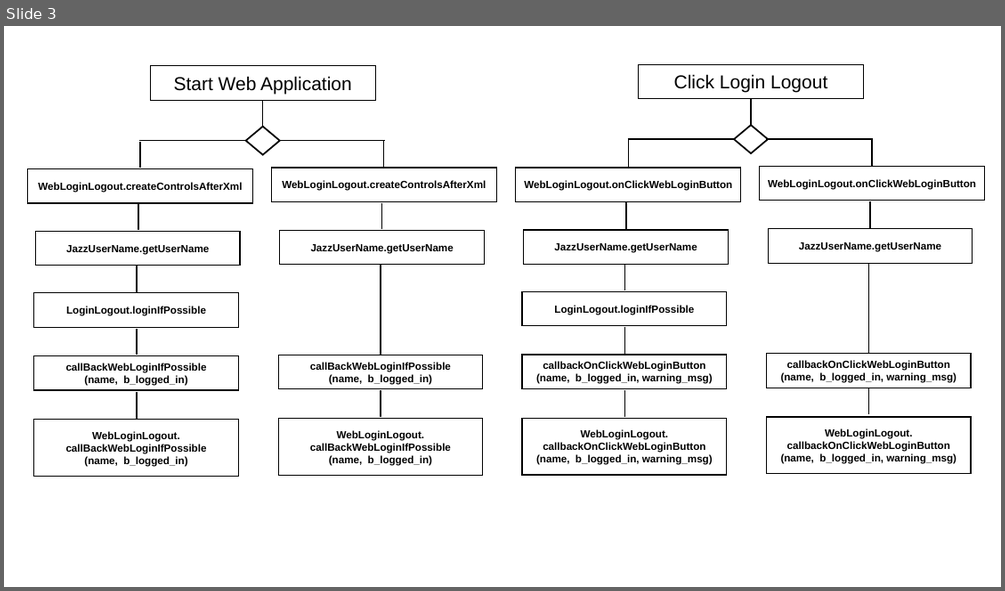
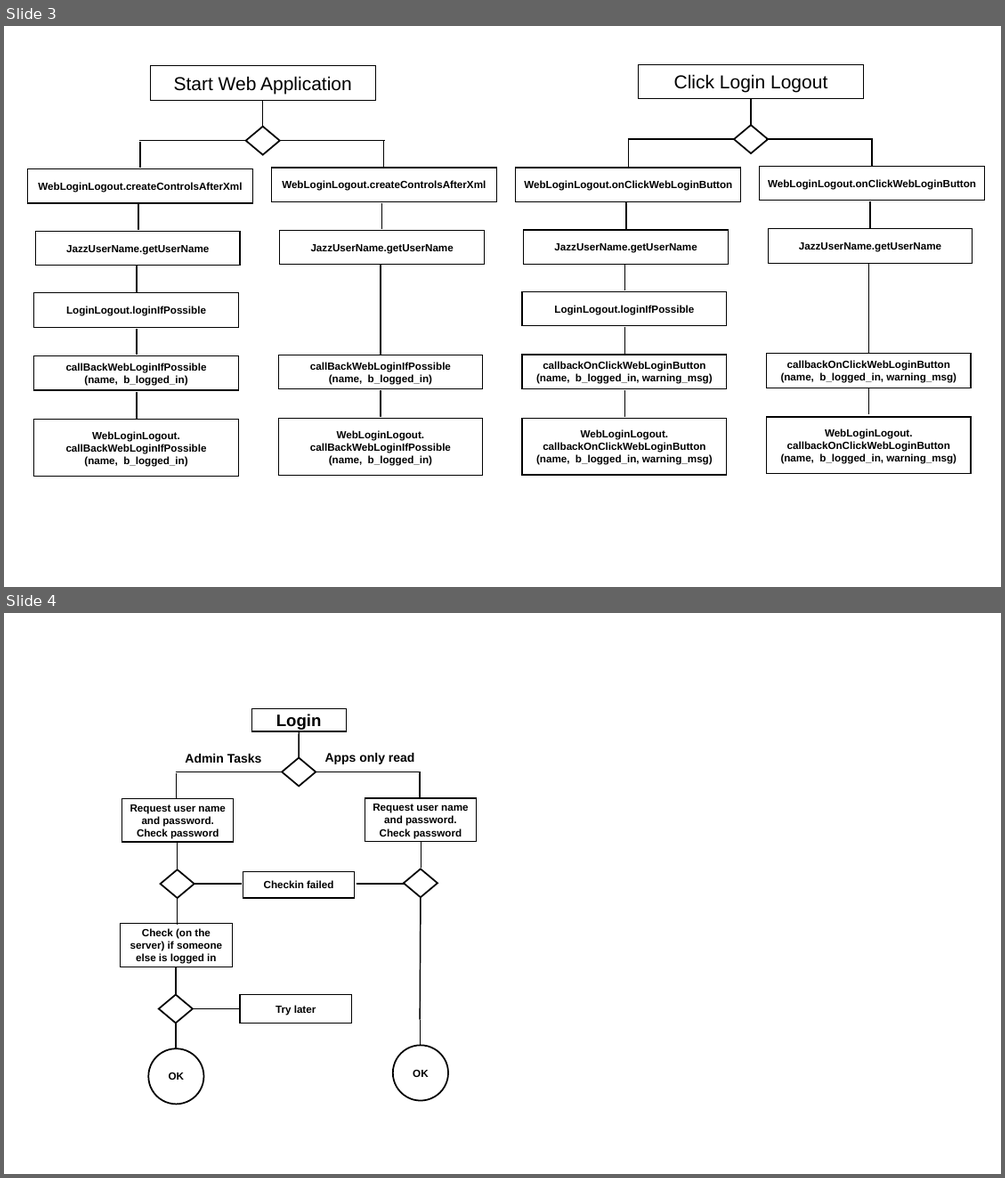
Before and after one commit to JazzLiveAarau/WwwLogin, a slide deck: Description/WebLoginLogout.pptx. Shown one above the other, each under a label of ours: slide 3 before the commit, slides 3 and 4 after it. The pictures are 1005x591 and 1005x1178 pixels, drawn with LibreOffice and Linux fonts; fonts in the diff are those of the drawing. Boxes give left, top, right and bottom in pixels: in the first picture for what was removed or moved away, otherwise in the second. Text is boxed around its words. In the diff, an @@ line names an element or a change of style, - is before the commit and + after.

```diff
--- a/Description/WebLoginLogout.pptx
+++ b/Description/WebLoginLogout.pptx
@@ slide 4 added at box(4, 613, 1001, 1174), background #FFFFFF @@
@@ rectangle added at box(251, 709, 346, 731), outline #000000 1 pt, 16 pt, text #000000, bold @@
+Login
@@ line added from (299, 731) to (299, 758), #000000 1.25 pt @@
@@ line added from (175, 772) to (283, 772), #000000 1.25 pt @@
@@ text added at box(185, 754, 262, 763), 12 pt, text #000000, bold @@
+Admin Tasks
@@ diamond added at box(283, 758, 316, 787), outline #000000 1.5 pt @@
@@ line added from (315, 772) to (421, 772), #000000 1.25 pt @@
@@ text added at box(325, 753, 415, 764), 12 pt, text #000000, bold @@
+Apps only read
@@ line added from (420, 771) to (420, 798), #000000 1.25 pt @@
@@ rectangle added at box(122, 798, 234, 842), outline #000000 1 pt, 10 pt, text #000000, bold @@
+Request user name and password.
+Check password
@@ line added from (176, 773) to (176, 799), #000000 1.25 pt @@
@@ rectangle added at box(364, 798, 476, 842), outline #000000 1 pt, 10 pt, text #000000, bold @@
+Request user name and password.
+Check password
@@ line added from (178, 843) to (178, 868), #000000 1.25 pt @@
@@ line added from (421, 842) to (421, 868), #000000 1.25 pt @@
@@ diamond added at box(161, 869, 194, 898), outline #000000 1.5 pt @@
@@ rectangle added at box(243, 872, 354, 898), outline #000000 1 pt, 10 pt, text #000000, bold @@
+Checkin failed
@@ diamond added at box(404, 868, 437, 897), outline #000000 1.5 pt @@
@@ line added from (178, 898) to (178, 925), #000000 1.25 pt @@
@@ line added from (194, 884) to (242, 884), #000000 1.25 pt @@
@@ line added from (356, 884) to (404, 884), #000000 1.25 pt @@
@@ line added from (421, 897) to (420, 1020), #000000 1.25 pt @@
@@ rectangle added at box(121, 924, 232, 966), outline #000000 1 pt, 10 pt, text #000000, bold @@
+Check (on the server) if someone else is logged in
@@ line added from (176, 967) to (176, 994), #000000 1.25 pt @@
@@ diamond added at box(159, 995, 193, 1022), outline #000000 1.5 pt @@
@@ line added from (193, 1008) to (240, 1008), #000000 1.25 pt @@
@@ rectangle added at box(240, 995, 351, 1022), outline #000000 1 pt, 10 pt, text #000000, bold @@
+Try later
@@ line added from (176, 1022) to (176, 1049), #000000 1.25 pt @@
@@ line added from (420, 1020) to (420, 1046), #000000 1.25 pt @@
@@ ellipse added at box(148, 1048, 203, 1103), outline #000000 1.5 pt, 10 pt, text #000000, bold @@
+OK
@@ ellipse added at box(393, 1046, 448, 1101), outline #000000 1.5 pt, 10 pt, text #000000, bold @@
+OK
```
Also in this commit, not shown: 1 slide changed, 1 other slide added, 3 other files.
